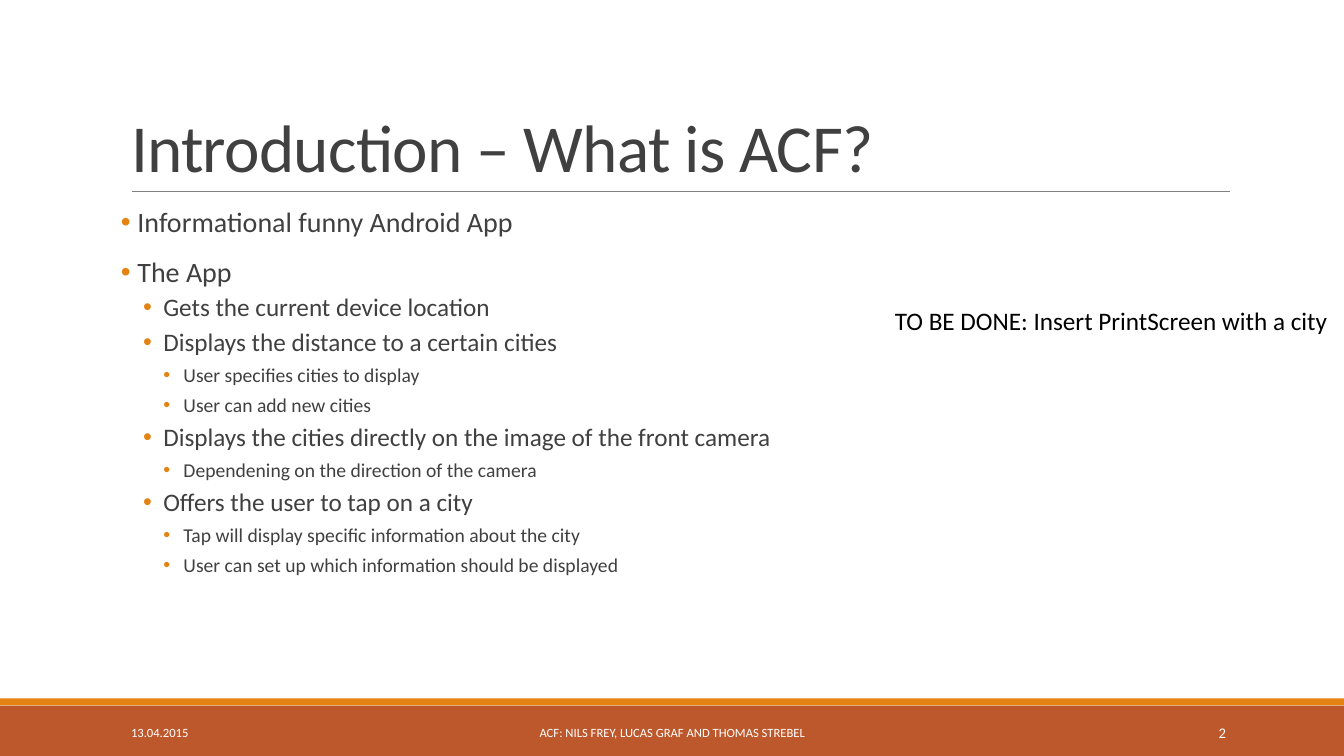
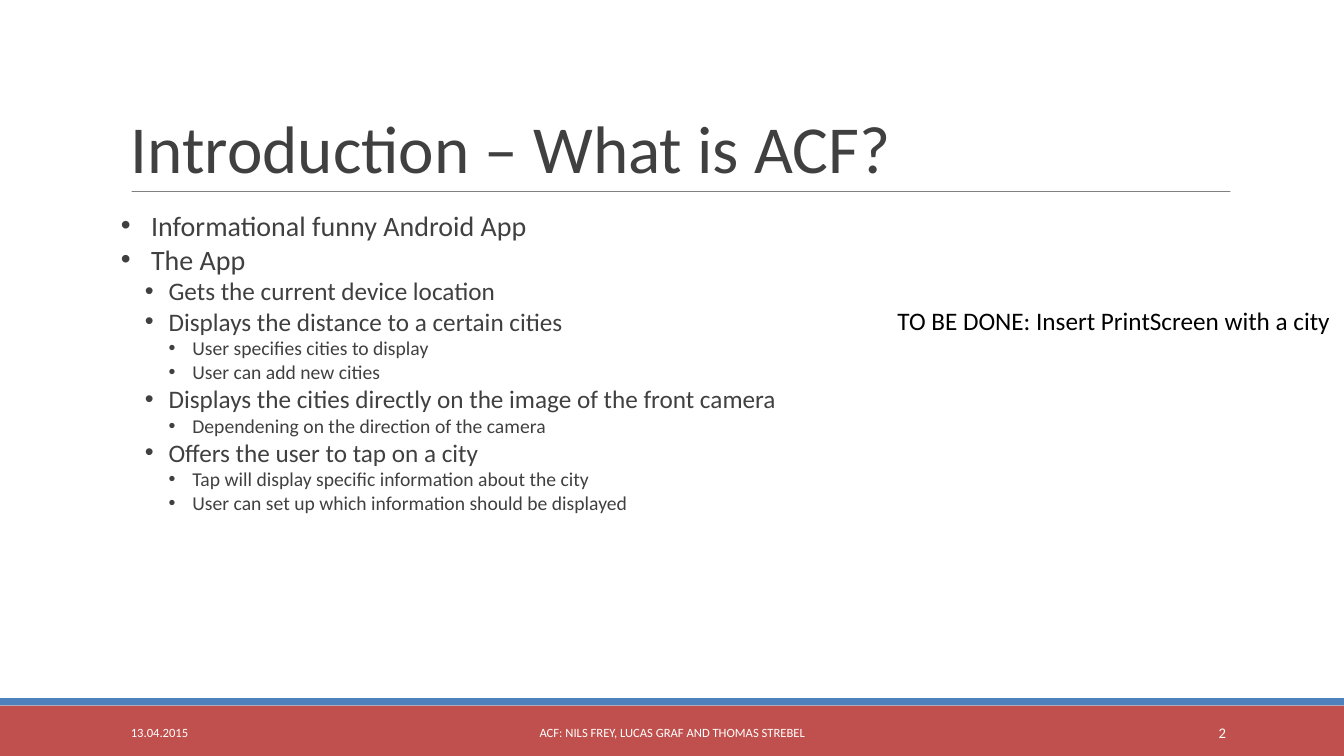
Before and after one commit to freyn42/TSM_MobOp, a slide deck: slide 2 of Presentation/TSM_MobOp Mini Project.pptx. Drawn at 1344x756 pixels with LibreOffice and Linux fonts; fonts in the diff are those of the drawing. Boxes give left, top, right and bottom in pixels: in the first picture for what was removed or moved away, otherwise in the second. Text is boxed around its words. In the diff, an @@ line names an element or a change of style, - is before the commit and + after.

```diff
--- a/Presentation/TSM_MobOp Mini Project.pptx
+++ b/Presentation/TSM_MobOp Mini Project.pptx
@@ text "Introduction – What is ACF?" at <box>131,126,890,174</box>: letter spacing -0.5 to 0 pt; line spacing 0.85 to 1 @@
@@ text "Informational funny Android App" at <box>151,216,776,513</box>: indent changed; line spacing 0.9 to 1; less space between paragraphs @@
@@ rectangle at <box>0,706,1344,756</box>: fill #BD582C to #C0504D @@
@@ rectangle at <box>0,699,1344,706</box>: fill #E48312 to #4F81BD @@
```
Also in this commit, not shown: 11 other slides changed.
